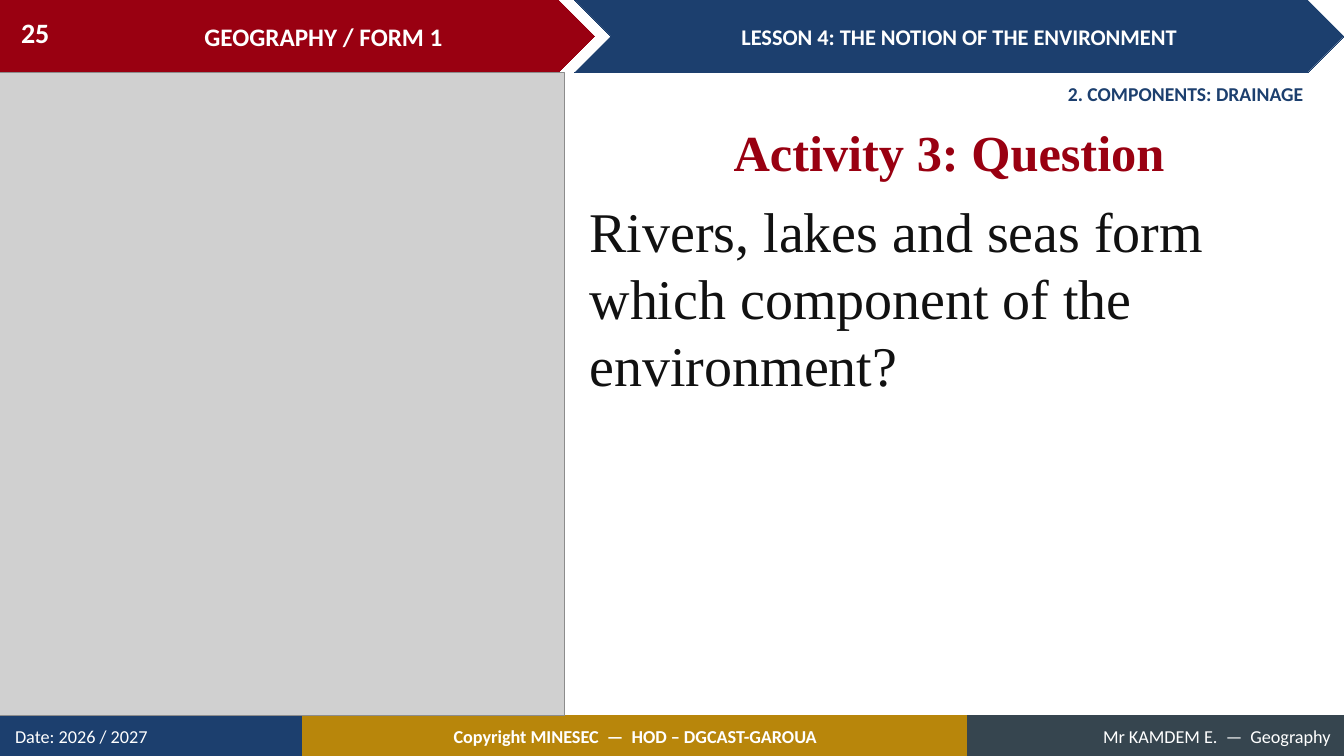
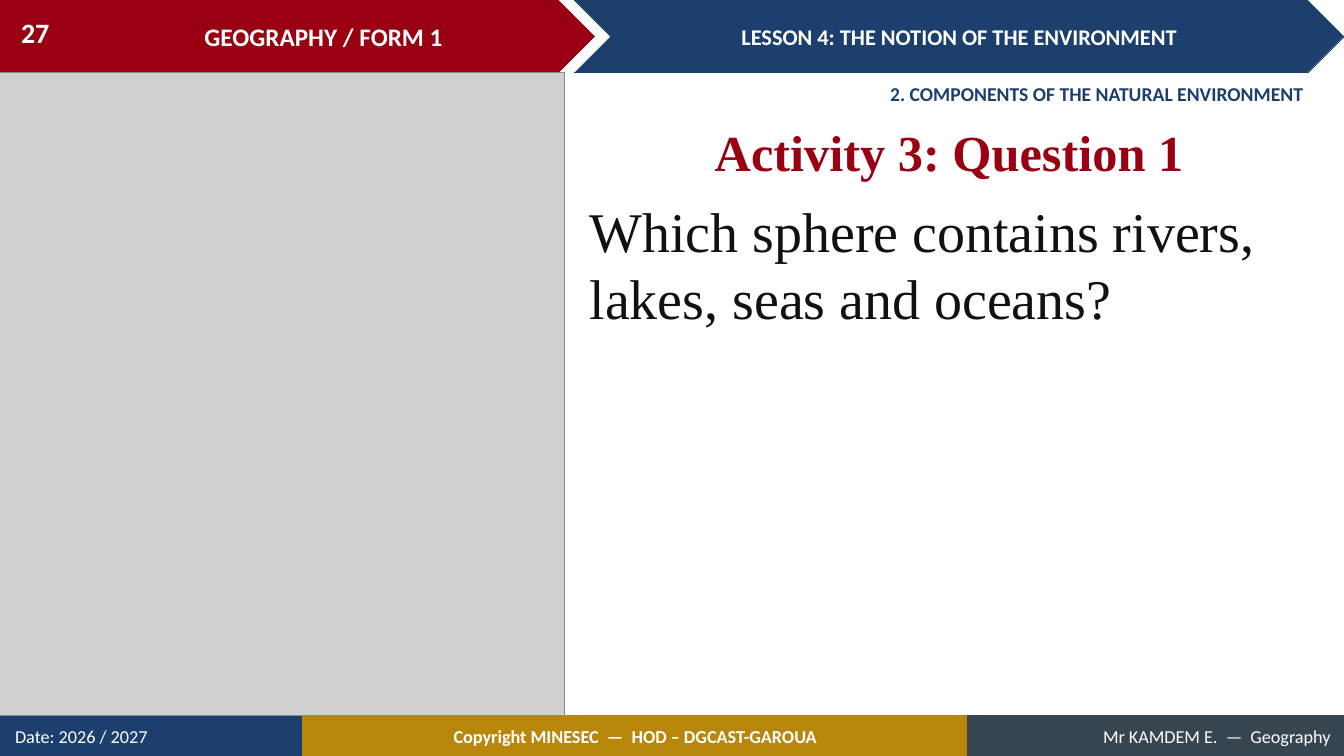
Before and after one commit to Berthautk/linea-github, a slide deck: slide 27 of lecons/F1/07_F1_M2_L04_The_Notion_of_the_Environment.pptx (slide 25 before the commit). Drawn at 1344x756 pixels with LibreOffice and Linux fonts; fonts in the diff are those of the drawing; grey boxes stand for pictures. Boxes give left, top, right and bottom in pixels: in the first picture for what was removed or moved away, otherwise in the second. Text is boxed around its words. In the diff, an @@ line names an element or a change of style, - is before the commit and + after.

```diff
--- a/lecons/F1/07_F1_M2_L04_The_Notion_of_the_Environment.pptx
+++ b/lecons/F1/07_F1_M2_L04_The_Notion_of_the_Environment.pptx
@@ page number at [21,24,49,43]: text changed @@
-25
+27
@@ text at [890,88,1303,101]: text changed @@
-2. COMPONENTS: DRAINAGE
+2. COMPONENTS OF THE NATURAL ENVIRONMENT
@@ text at [715,136,1183,181]: text changed @@
-Activity 3: Question
+Activity 3: Question 1
@@ text at [590,213,1254,328]: text changed @@
-Rivers, lakes and seas form which component of the environment?
+Which sphere contains rivers, lakes, seas and oceans?
```
Also in this commit, not shown: 26 other slides changed, 12 slides added, 9 slides removed, 8 other files.
